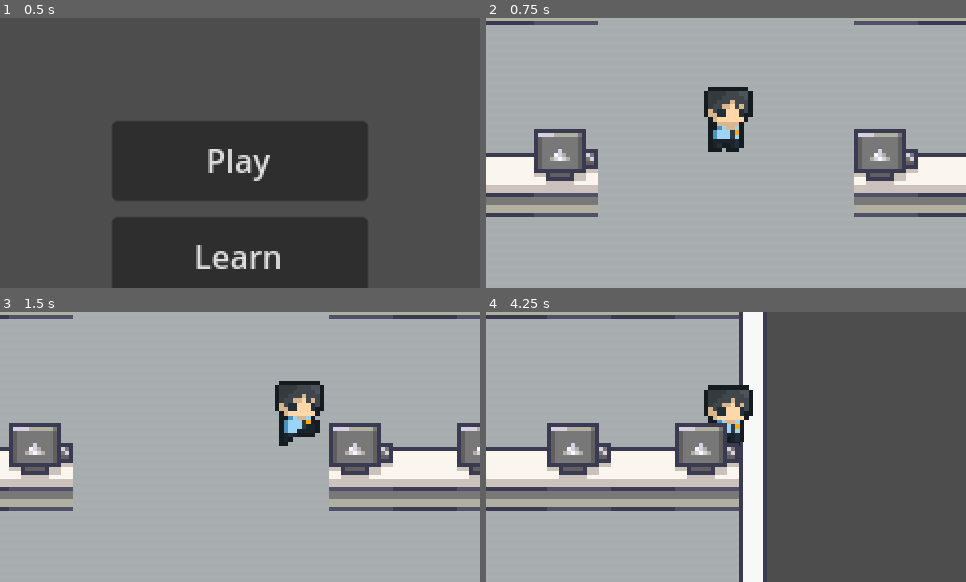
Above: before the commit, frames 1-4 (two rows, left to right).
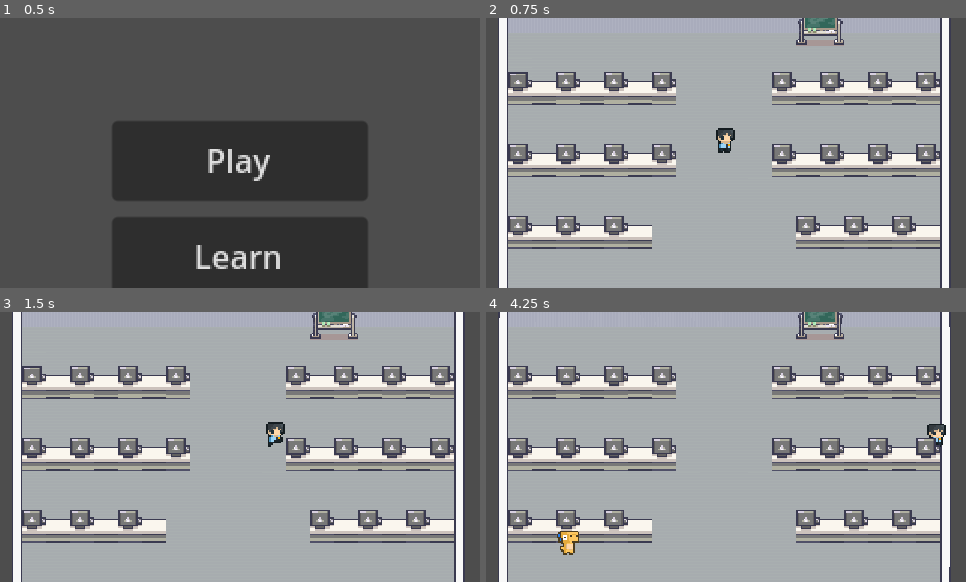
Above: after the commit, the same moments.

Repository: Raikosuu/Full-Tech-Panic_Public
Game: Godot game, scene res://scenes/main_menu.tscn
The game is run twice, just before and just after one commit, with the same random seed, the same clock (stepped at 60 frames per second) and the same inputs.
Inputs (mouse positions are in pixels of both pictures, inside the frame that each line leads up to):
- Up to frame 1 (0.5 s): no input
- Up to frame 2 (0.75 s): click "Play" at 0.5 s
- Up to frame 3 (1.5 s): move the mouse to (345, 433) at 1.27 s; hold D (move_right) from 1.28 s (still down); hold E (interact) from 1.28 s (still down); click (345, 433) at 1.42 s
- Up to frame 4 (4.25 s): release D (move_right) at 2 s; release E (interact) at 2 s; drag from (630, 460) to (634, 349) at 2.02 s; move the mouse to (774, 387) at 2.77 s; hold D (move_right) 2.78-3.5 s; hold E (interact) 2.78-3.5 s; drag from (702, 501) to (730, 349) at 3.52 s

Frame 1 is identical in both runs. In frame 2, 37% of the frame differs, in the area x 0-100%, y 0-100%; in frame 3, 36%; in frame 4, 65%, in the area x 0-97%, y 0-100%.

Commit message:
Adjust Viewport and Camera

Diff:
--- a/scenes/game_scene.tscn
+++ b/scenes/game_scene.tscn
@@ -2560,7 +2560,11 @@
 
 [node name="Camera2D" type="Camera2D" parent="player"]
 position = Vector2(0, 1)
-zoom = Vector2(4, 4)
+zoom = Vector2(1.5, 1.5)
+limit_left = 86
+limit_top = 10
+limit_right = 388
+limit_bottom = 250
 position_smoothing_enabled = true
 
 [node name="npc_handler" type="Node2D" parent="."]
--- a/scenes/minigame_1_v_2.tscn
+++ b/scenes/minigame_1_v_2.tscn
@@ -20,17 +20,17 @@
 completion_delay = 3.0
 
 [node name="Camera2D" type="Camera2D" parent="."]
-position = Vector2(203.00002, 117)
-zoom = Vector2(8, 8)
+position = Vector2(235.00002, 126)
+zoom = Vector2(3, 3)
 
 [node name="Background" type="Sprite2D" parent="."]
 z_index = -1
-position = Vector2(206, 117.25)
+position = Vector2(238, 126.25)
 scale = Vector2(0.12357955, 0.13346355)
 texture = ExtResource("12_rnrb2")
 
 [node name="SU_main" parent="." instance=ExtResource("1_xsi8y")]
-position = Vector2(203.00002, 115)
+position = Vector2(235.00002, 124)
 
 [node name="Panel_snapzone" parent="SU_main" index="0"]
 accepted_components = Array[NodePath]([NodePath("../../SU_panel")])
@@ -49,7 +49,7 @@
 blocked_by_snap_zone = NodePath("../Panel_snapzone")
 
 [node name="MoBo" parent="." instance=ExtResource("1_8f04i")]
-position = Vector2(264, 139)
+position = Vector2(296, 148)
 
 [node name="CPU_snapzone" parent="MoBo" index="2"]
 accepted_components = Array[NodePath]([NodePath("../../CPU")])
@@ -72,30 +72,30 @@
 blocked_by_snap_zone = NodePath("../../SU_main/Panel_snapzone")
 
 [node name="SU_Battery" parent="." instance=ExtResource("3_ebvq3")]
-position = Vector2(237.00002, 130)
+position = Vector2(269, 139)
 script = ExtResource("5_fpq7e")
 
 [node name="CPU" parent="." instance=ExtResource("6_s7b8k")]
-position = Vector2(234.00002, 143)
+position = Vector2(266, 152)
 
 [node name="Cooling Fan" parent="." instance=ExtResource("11_5hpms")]
-position = Vector2(234.00002, 113)
+position = Vector2(266, 122)
 
 [node name="RAM_Module" parent="." instance=ExtResource("10_qbqew")]
-position = Vector2(235.00002, 155)
+position = Vector2(267, 164)
 lock_rotation = true
 linear_damp = 50.0
 angular_damp = 50.0
 
 [node name="SuRack" parent="." instance=ExtResource("8_qbqew")]
-position = Vector2(203.00002, 115)
+position = Vector2(235.00002, 124)
 
 [node name="HDD_snapzone" parent="SuRack" index="3"]
 accepted_components = Array[NodePath]([NodePath("../../HDD"), NodePath("../../HDD")])
 blocked_by_snap_zone = NodePath("../../SU_main/Panel_snapzone")
 
 [node name="HDD" parent="." instance=ExtResource("11_6j407")]
-position = Vector2(243.00002, 144)
+position = Vector2(275, 153)
 
 [node name="Screws" type="Node2D" parent="."]
 visible = false
@@ -104,7 +104,7 @@
 position = Vector2(-52, 7)
 
 [node name="SU_panel" parent="." instance=ExtResource("11_rnrb2")]
-position = Vector2(261, 95)
+position = Vector2(293, 104)
 allow_unsnap = true
 
 [editable path="SU_main"]
